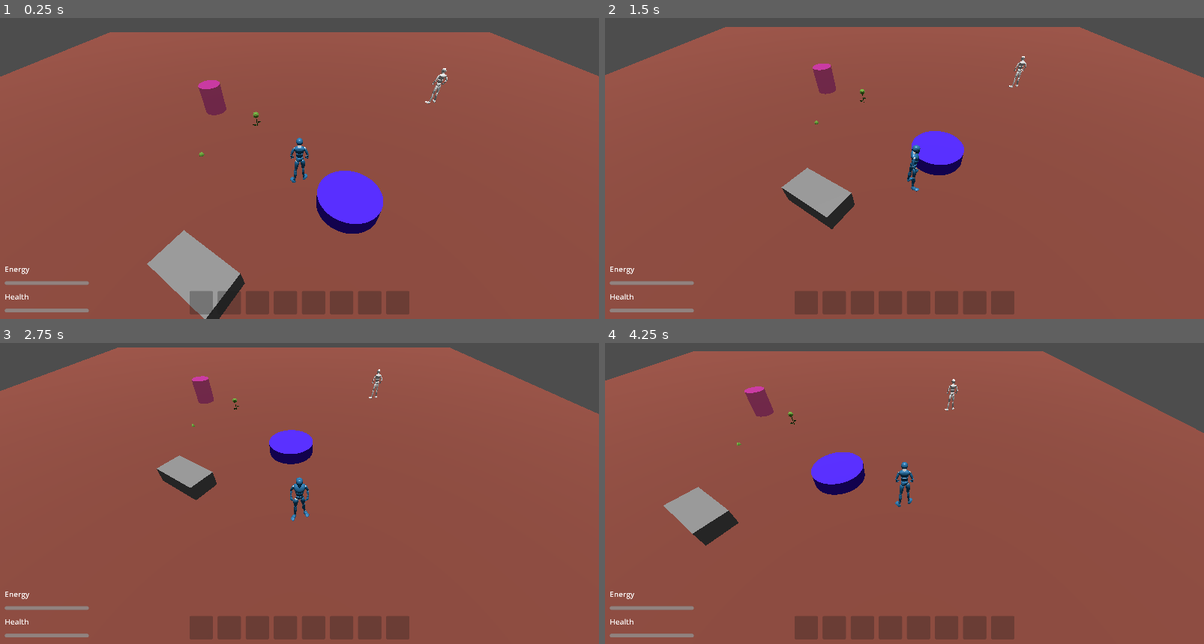
Above: before the commit, frames 1-4 (two rows, left to right).
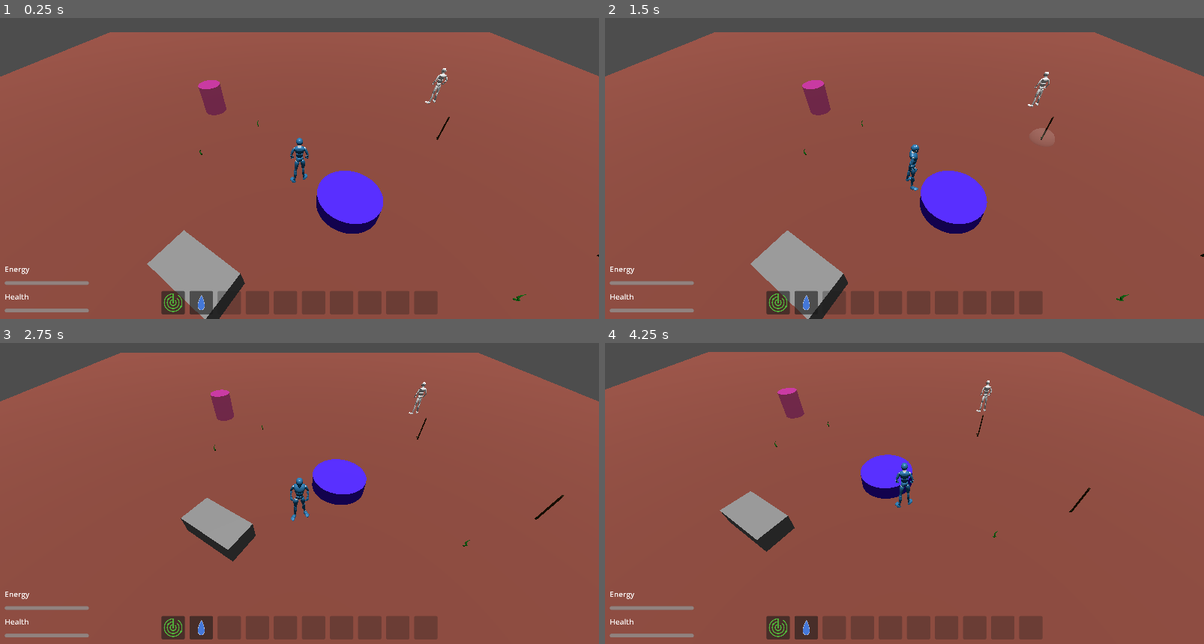
Above: after the commit, the same moments.

Repository: CapsCollective/sunflower
Game: Godot game, scene res://assets/common/scenes/game_world.tscn
Same seed, same stepped clock (60 frames per second), same inputs: the game is played once before the commit and once after it.
Inputs (mouse positions are in pixels of both pictures, inside the frame that each line leads up to):
- Up to frame 1 (0.25 s): no input
- Up to frame 2 (1.5 s): click (778, 303) at 0.52 s; move the mouse to (1036, 135) at 1.27 s; press the mouse at (1036, 135) at 1.28 s; hold D (move_right) from 1.28 s (still down)
- Up to frame 3 (2.75 s): move the mouse to (179, 493) at 2.02 s; release D (move_right) at 2.03 s; release the mouse at (179, 493) at 2.03 s; hold S (move_back) from 2.03 s (still down); click (179, 493) at 2.1 s
- Up to frame 4 (4.25 s): move the mouse to (964, 403) at 2.77 s; release S (move_back) at 2.78 s; press the mouse at (964, 403) at 2.78 s; hold D (move_right) 2.78-3.53 s; move the mouse to (874, 541) at 3.52 s; release the mouse at (874, 541) at 3.53 s; hold W (move_forward) from 3.53 s (still down); click (874, 541) at 3.6 s

The runs differ from the first frame. In frame 1, 1.0% of the frame differs, in the area x 26-100%, y 31-99%; in frame 2, 9.6%, in the area x 0-100%, y 2-100%; in frame 3, 8.0%; in frame 4, 7.8%.

Commit message:
Add watering can and scanner to inventory by default, lay out starting decayed crops

Diff:
--- a/assets/content/initial_zones.json
+++ b/assets/content/initial_zones.json
@@ -1 +1 @@
-{"metadata":{"save_time":"2024-10-15 03:17:17","save_version":0},"zones":{"crops":{"main_zone":{"(-12, 4)":{"days_planted":14,"growth":0,"health":0,"seed_id":"cabbage_seed"},"(-4, -1)":{"days_planted":1,"growth":0.861263533433278,"health":0.776256506641706,"seed_id":"cabbage_seed"},"(-2, -3)":{"days_planted":1,"growth":0.999999980131785,"health":0.869380806883176,"seed_id":"sunflower_seed"},"(14, 13)":{"days_planted":11,"growth":7.87231683731079,"health":0.496965644483377,"seed_id":"sunflower_seed"}}},"soil_attrs":{"main_zone":{"(- …(122484 unchanged characters)…
+{"metadata":{"save_time":"2024-10-15 03:17:17","save_version":0},"zones":{"crops":{"main_zone":{"(5, 4)":{"days_planted":0,"growth":0,"health":0,"seed_id":"cabbage_seed"},"(8, 3)":{"days_planted":0,"growth":0,"health":0,"seed_id":"beans_seed"},"(-4, -1)":{"days_planted":0,"growth":0,"health":0,"seed_id":"cabbage_seed"},"(-2, -3)":{"days_planted":0,"growth":0,"health":0,"seed_id":"sunflower_seed"},"(6, -2)":{"days_planted":0,"growth":0,"health":0,"seed_id":"beans_seed"}}},"soil_attrs":{"main_zone":{"(- …(122484 unchanged characters)…
--- a/assets/items/scripts/crop_details.gd
+++ b/assets/items/scripts/crop_details.gd
@@ -55,11 +55,13 @@
 	# Get current not lerped health for plant
 	var health = GameManager.get_crop_health(GameManager.current_zone.id, selected_cell, selected_crop.seed_id)
 	growth_label.visible = planted
+	health_label.visible = true
 	if planted:
 		var status = "Growing"
 		if GameManager.is_crop_ripe(GameManager.current_zone.id, selected_cell):
 			status = "Harvestable"
 		elif selected_crop.health == 0:
+			health_label.visible = false
 			status = "Decayed"
 		elif health < selected_crop.health and health < GameManager.crop_planting_min_health:
 			status = "Withering"
--- a/assets/items/scripts/hotbar.gd
+++ b/assets/items/scripts/hotbar.gd
@@ -13,12 +13,22 @@
 
 func refresh():
 	Utils.queue_free_children(self)
+
+	var instance = add_hotbar_item()
+	instance.item_id = "scanner"
+	instance = add_hotbar_item()
+	instance.item_id = "watering_can"
+	instance.counter
 	for slot in range(HOTBAR_ITEMS):
-		var instance: HotbarItem = hotbar_item_scn.instantiate()
-		add_child(instance)
-		instance.button_group = button_group
+		instance = add_hotbar_item()
 		if (len(Savegame.player.hotbar) > slot):
 			instance.item_id = Savegame.player.hotbar[slot]
+
+func add_hotbar_item() -> HotbarItem:
+	var instance: HotbarItem = hotbar_item_scn.instantiate()
+	add_child(instance)
+	instance.button_group = button_group
+	return instance
 
 func toggle_hotbar_item(button: HotbarItem):
 	if button.item_id == GameManager.selected_item:
--- a/assets/items/scripts/hotbar_item.gd
+++ b/assets/items/scripts/hotbar_item.gd
@@ -8,7 +8,7 @@
 		var details = GameManager.get_item_details(item_id)
 		if details.icon_path:
 			icon = load(details.icon_path)
-		counter.text = str(GameManager.get_item_count(item_id))
+		update_count(item_id, GameManager.get_item_count(item_id))
 		disabled = id == null
 		tooltip_text = details.name
 
@@ -18,7 +18,7 @@
 
 func update_count(id: String, count: int):
 	if id == item_id:
-		counter.text = str(count)
+		counter.text = "" if count == 0 else str(count)
 
 func on_item_selected(id: String):
 	if id.is_empty():
